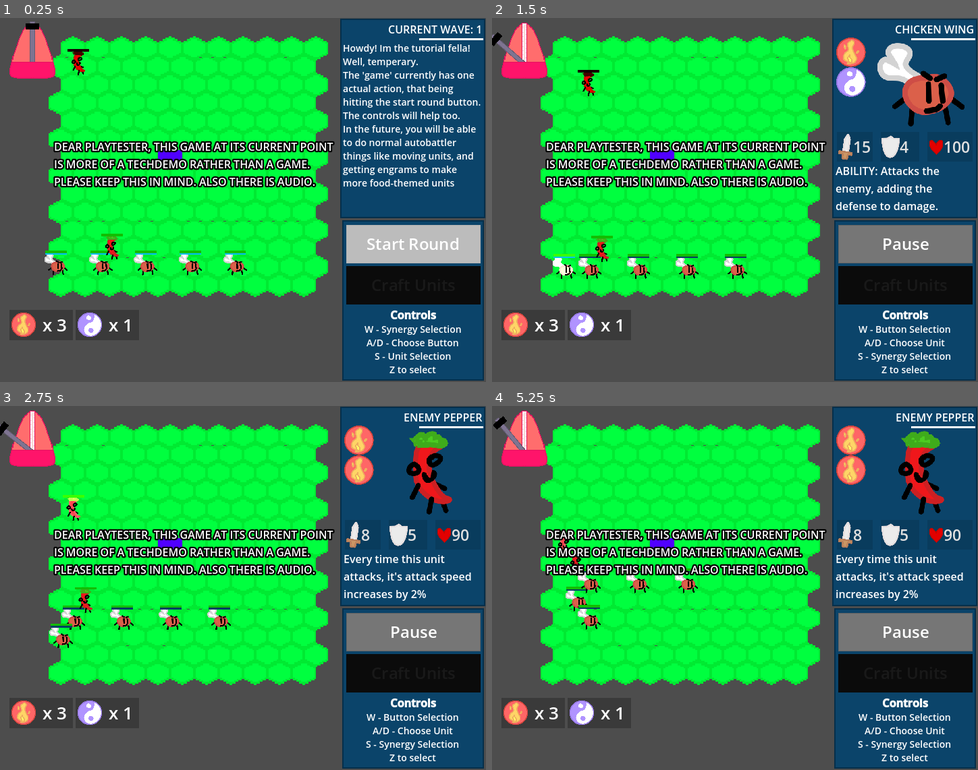
Above: before the commit, frames 1-4 (two rows, left to right).
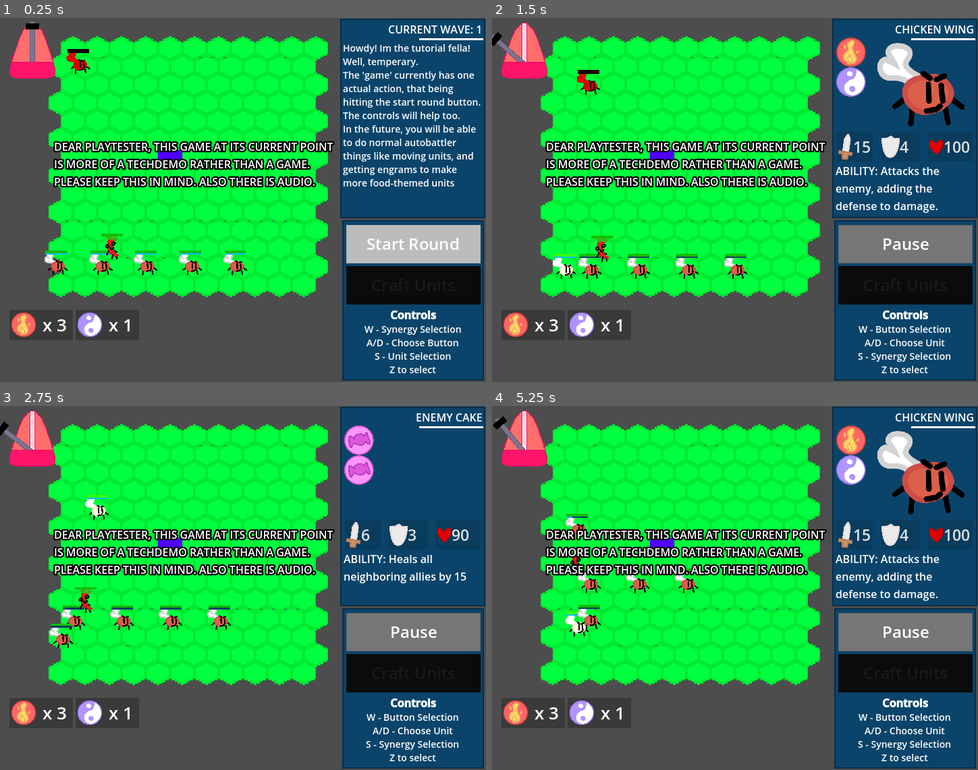
Above: after the commit, the same moments.

Repository: Kaplin86/engrams-of-chaos
Game: Godot game, scene res://main.tscn
The game is run twice, just before and just after one commit, with the same random seed, the same clock (stepped at 60 frames per second) and the same inputs.
Inputs (mouse positions are in pixels of both pictures, inside the frame that each line leads up to):
- Up to frame 1 (0.25 s): no input
- Up to frame 2 (1.5 s): tap Enter at 0.5 s; move the mouse to (841, 181) at 0.52 s; hold Right (ui_right) 0.53-1.28 s; tap Z (confirm) at 0.6 s; click (841, 181) at 0.67 s; move the mouse to (637, 218) at 1.27 s; hold Down (ui_down) from 1.28 s (still down); tap X (deny) at 1.35 s
- Up to frame 3 (2.75 s): move the mouse to (291, 507) at 2.02 s; release Down (ui_down) at 2.03 s; hold Right (ui_right) from 2.03 s (still down); tap Z (confirm) at 2.1 s
- Up to frame 4 (5.25 s): move the mouse to (710, 660) at 2.77 s; release Right (ui_right) at 2.78 s; hold Up (ui_up) 2.78-3.53 s; tap X (deny) at 2.85, 4.35 s; click (710, 660) at 2.92 s; move the mouse to (880, 642) at 3.52 s; hold Left (ui_left) 3.53-5.03 s; tap Z (confirm) at 3.6, 5, 5.1 s; move the mouse to (589, 533) at 4.27 s; move the mouse to (759, 588) at 5.02 s; hold Down (ui_down) from 5.03 s (still down); click (759, 588) at 5.17 s

The runs differ from the first frame. In frame 1, 0.2% of the frame differs, in the area x 13-19%, y 9-16%; in frame 2, 0.2%; in frame 3, 3.4%; in frame 4, 4.4%, in the area x 13-100%, y 2-64%.

Commit message:
22 Hour
I coded the following units: Bacon, BBQ, Cake, Caramel Cube, Kimchi, Onion, Salt and pepper, and sour belt

Diff:
--- a/datastore/synergyUnits.json
+++ b/datastore/synergyUnits.json
@@ -7,7 +7,7 @@
 	"pineapple":["sweet","sour"],
 	"chocolate":["sweet","bitter"],
 	"bacon":["sweet","umami"],
-	"caramel":["sweet","salty"],
+	"caramel_cube":["sweet","salty"],
 	"kimchi":["spicy","sour"],
 	"sauce":["spicy","bitter"],
 	"salt_and_pepper":["spicy","salty"],
--- a/project.godot
+++ b/project.godot
@@ -30,6 +30,19 @@
 [editor_plugins]
 
 enabled=PackedStringArray("res://addons/godot_super-wakatime/plugin.cfg", "res://addons/hexagon_tilemaplayer/plugin.cfg")
+
+[file_customization]
+
+folder_colors={
+"res://units/bacon/": "red",
+"res://units/bbq/": "red",
+"res://units/cake/": "red",
+"res://units/caramel_cube/": "red",
+"res://units/kimchi/": "red",
+"res://units/onion/": "red",
+"res://units/salt_and_pepper/": "red",
+"res://units/sour_belt/": "red"
+}
 
 [importer_defaults]
 
--- /dev/null
+++ b/units/bacon/bacon.gd
@@ -0,0 +1,5 @@
+extends BaseUnit
+func spellCast():
+	for E in gameManagerObject.units:
+		if E.team == team:
+			E.heal(E.damage + E.defense)
--- /dev/null
+++ b/units/bacon/bacon.tscn
@@ -0,0 +1,13 @@
+[gd_scene load_steps=3 format=3 uid="uid://bs4g1ok4hqcy3"]
+
+[ext_resource type="PackedScene" uid="uid://dlce6rwtjimmm" path="res://units/base_unit/base_unit.tscn" id="1_fmdpy"]
+[ext_resource type="Script" uid="uid://c06esiglmii81" path="res://units/bacon/bacon.gd" id="2_fh3gj"]
+
+[node name="Unit" instance=ExtResource("1_fmdpy")]
+script = ExtResource("2_fh3gj")
+description = "ABILITY: Heal all allies by their attack + defense"
+maxHP = 110
+damage = 14
+maxMana = 100
+defense = 5
+type = "bacon"
--- a/units/base_unit/base_unit.gd
+++ b/units/base_unit/base_unit.gd
@@ -100,7 +100,7 @@
 		Hits += 1
 	return Hits
 
-func castSpell(target): ## When the unit reaches max mana, it casts this spell instead of attacking.
+func castSpell(target : BaseUnit): ## When the unit reaches max mana, it casts this spell instead of attacking.
 	pass
 
 func attack(target : BaseUnit, HitCount : int = 1): ## Runs when the unit tries to attack a target
--- /dev/null
+++ b/units/bbq/bbq.gd
@@ -0,0 +1,15 @@
+extends BaseRanger
+func attack(target : BaseUnit, HitCount : int = 1): ## Runs when the unit tries to attack a target
+	if HitCount == 0:
+		return
+
+	target.onHit(damage * (2 * (hp / maxHP)),self, trueDamagePercentage)
+	attackAnim(HitCount)
+	if maxMana != 0:
+		mana += 20
+
+	gameManagerObject.unitAttack(self)
+
+	if HitCount > 1:
+		animPlayer.animation_finished.connect(
+			Callable(self, "_on_attack_anim_finished").bind(target, HitCount - 1),CONNECT_ONE_SHOT)
--- /dev/null
+++ b/units/bbq/bbq.tscn
@@ -0,0 +1,27 @@
+[gd_scene load_steps=4 format=3 uid="uid://ckhvh74s3r3bk"]
+
+[ext_resource type="PackedScene" uid="uid://cxsmriwppix3k" path="res://units/base_ranger/base_ranger.tscn" id="1_ip8x1"]
+[ext_resource type="Script" uid="uid://cann1on4xtxs1" path="res://units/bbq/bbq.gd" id="2_7wcqf"]
+
+[sub_resource type="Curve2D" id="Curve2D_7wcqf"]
+resource_local_to_scene = true
+_data = {
+"points": PackedVector2Array(0, 0, 0, 0, 0, 0, 0, 0, 0, 0, 88, 104)
+}
+point_count = 2
+
+[node name="Unit" instance=ExtResource("1_ip8x1")]
+script = ExtResource("2_7wcqf")
+description = "This unit's damage is proportional to the unit's hp (max hp = 2x, half hp = 1x)"
+maxHP = 80
+range = 4
+damage = 7
+speed = 1.5
+defense = 4
+type = "bbq"
+
+[node name="Path2D" parent="VisualHolder" index="2"]
+curve = SubResource("Curve2D_7wcqf")
+
+[node name="PathFollow2D" parent="VisualHolder/Path2D" index="0"]
+position = Vector2(88, 104)
--- /dev/null
+++ b/units/cake/cake.gd
@@ -0,0 +1,19 @@
+extends BaseUnit
+var healAmount = 15
+func castSpell(target : BaseUnit):
+	var positionDictionary = {}
+	for E in gameManagerObject.units:
+		positionDictionary[E.board_position] = E
+
+	tryHeal(Vector2i(-1,-1),positionDictionary,healAmount)
+	tryHeal(Vector2i(-1,0),positionDictionary,healAmount)
+	tryHeal(Vector2i(-1,1),positionDictionary,healAmount)
+	tryHeal(Vector2i(0,1),positionDictionary,healAmount)
+	tryHeal(Vector2i(1,0),positionDictionary,healAmount)
+	tryHeal(Vector2i(0,-1),positionDictionary,healAmount)
+
+func tryHeal(offset : Vector2i, positionDictionary, amount):
+	if positionDictionary.has(offset + board_position):
+		var targetedunit : BaseUnit = positionDictionary[offset + board_position]
+		if targetedunit.team == team:
+			targetedunit.heal(amount)
--- /dev/null
+++ b/units/cake/cake.tscn
@@ -0,0 +1,14 @@
+[gd_scene load_steps=3 format=3 uid="uid://oaa74y2si8ns"]
+
+[ext_resource type="PackedScene" uid="uid://dlce6rwtjimmm" path="res://units/base_unit/base_unit.tscn" id="1_i4u4s"]
+[ext_resource type="Script" uid="uid://d2p6pxkonwy0i" path="res://units/cake/cake.gd" id="2_d3h4j"]
+
+[node name="Unit" instance=ExtResource("1_i4u4s")]
+script = ExtResource("2_d3h4j")
+description = "ABILITY: Heals all neighboring allies by 15"
+maxHP = 90
+range = 3
+damage = 6
+maxMana = 70
+defense = 3
+type = "cake"
--- /dev/null
+++ b/units/caramel_cube/caramel_cube.gd
@@ -0,0 +1,21 @@
+extends BaseUnit
+#ORIGINAL EFFECT : HEAL NEIGHBORING ALLIES BY 5% AND INCREASE DEFENSE BY 10%
+func castSpell(target):
+	var positionDictionary = {}
+	for E in gameManagerObject.units:
+		positionDictionary[E.board_position] = E
+
+	tryHeal(Vector2i(-1,-1),positionDictionary)
+	tryHeal(Vector2i(-1,0),positionDictionary)
+	tryHeal(Vector2i(-1,1),positionDictionary)
+	tryHeal(Vector2i(0,1),positionDictionary)
+	tryHeal(Vector2i(1,0),positionDictionary)
+	tryHeal(Vector2i(0,-1),positionDictionary)
+
+func tryHeal(offset : Vector2i, positionDictionary):
+	if positionDictionary.has(offset + board_position):
+		var targetedunit : BaseUnit = positionDictionary[offset + board_position]
+		if targetedunit.team == team:
+			targetedunit.heal(round(targetedunit.defense * 2))
+			#targetedunit.heal(round(targetedunit.maxHP * 0.05))
+			#targetedunit.defense += round(targetedunit.defense * 0.10)
--- /dev/null
+++ b/units/caramel_cube/caramel_cube.tscn
@@ -0,0 +1,13 @@
+[gd_scene load_steps=3 format=3 uid="uid://co6hxope3b0bu"]
+
+[ext_resource type="PackedScene" uid="uid://dlce6rwtjimmm" path="res://units/base_unit/base_unit.tscn" id="1_rvae6"]
+[ext_resource type="Script" uid="uid://2nvhtkwl0btr" path="res://units/caramel_cube/caramel_cube.gd" id="2_k7ubr"]
+
+[node name="Unit" instance=ExtResource("1_rvae6")]
+script = ExtResource("2_k7ubr")
+description = "ABILITY: Heals all neighboring allies by 2x their defense"
+maxHP = 90
+damage = 7
+maxMana = 90
+defense = 9
+type = "caramel_cube"
--- /dev/null
+++ b/units/kimchi/kimchi.gd
@@ -0,0 +1,5 @@
+extends BaseUnit
+func castSpell(target):
+	for E in gameManagerObject.units:
+		if E.team != team:
+			E.damage -= min(3,E.damage)
--- /dev/null
+++ b/units/kimchi/kimchi.tscn
@@ -0,0 +1,14 @@
+[gd_scene load_steps=3 format=3 uid="uid://dydixvabyyupg"]
+
+[ext_resource type="PackedScene" uid="uid://dlce6rwtjimmm" path="res://units/base_unit/base_unit.tscn" id="1_syohx"]
+[ext_resource type="Script" uid="uid://cshhj1vvnele" path="res://units/kimchi/kimchi.gd" id="2_abxll"]
+
+[node name="Unit" instance=ExtResource("1_syohx")]
+script = ExtResource("2_abxll")
+description = "ABILITY: Decrease the attack of every enemy  by 3"
+maxHP = 140
+damage = 7
+speed = 0.5
+maxMana = 130
+defense = 8
+type = "kimchi"
--- /dev/null
+++ b/units/onion/onion.gd
@@ -0,0 +1,4 @@
+extends BaseUnit
+func attack(target : BaseUnit, HitCount : int = 1):
+	super(target,HitCount)
+	heal(round(target.defense * 0.1))
--- /dev/null
+++ b/units/onion/onion.tscn
@@ -0,0 +1,9 @@
+[gd_scene load_steps=3 format=3 uid="uid://cl7wrlirx3rxx"]
+
+[ext_resource type="PackedScene" uid="uid://dlce6rwtjimmm" path="res://units/base_unit/base_unit.tscn" id="1_6yk75"]
+[ext_resource type="Script" uid="uid://bbcdtmyhxiiub" path="res://units/onion/onion.gd" id="2_jrs8q"]
+
+[node name="Unit" instance=ExtResource("1_6yk75")]
+script = ExtResource("2_jrs8q")
+description = "When this attacks, heal 3% of the enemies defense"
+type = "onion"
--- /dev/null
+++ b/units/salt_and_pepper/salt_and_pepper.gd
@@ -0,0 +1,5 @@
+extends BaseRanger
+func castSpell(target):
+	var oldDefense = defense
+	defense = damage
+	damage = oldDefense
--- /dev/null
+++ b/units/salt_and_pepper/salt_and_pepper.tscn
@@ -0,0 +1,24 @@
+[gd_scene load_steps=4 format=3 uid="uid://dfqppn42psjq1"]
+
+[ext_resource type="PackedScene" uid="uid://cxsmriwppix3k" path="res://units/base_ranger/base_ranger.tscn" id="1_8mhj6"]
+[ext_resource type="Script" uid="uid://dq50dot7jbk1q" path="res://units/salt_and_pepper/salt_and_pepper.gd" id="2_o4ftw"]
+
+[sub_resource type="Curve2D" id="Curve2D_o4ftw"]
+resource_local_to_scene = true
+_data = {
+"points": PackedVector2Array(0, 0, 0, 0, 0, 0, 0, 0, 0, 0, 88, 104)
+}
+point_count = 2
+
+[node name="Unit" instance=ExtResource("1_8mhj6")]
+script = ExtResource("2_o4ftw")
+description = "ABILITY: This unit's attack and defense swap"
+maxHP = 110
+damage = 16
+speed = 1.0
+maxMana = 60
+defense = 4
+type = "salt_and_pepper"
+
+[node name="Path2D" parent="VisualHolder" index="2"]
+curve = SubResource("Curve2D_o4ftw")
--- /dev/null
+++ b/units/sour_belt/sour_belt.gd
@@ -0,0 +1,5 @@
+extends BaseUnit
+func attack(target : BaseUnit, HitCount : int = 1):
+	super(target,HitCount)
+	if target.maxMana != 0:
+		target.mana -= 3
--- /dev/null
+++ b/units/sour_belt/sour_belt.tscn
@@ -0,0 +1,13 @@
+[gd_scene load_steps=3 format=3 uid="uid://cwq807hay6abx"]
+
+[ext_resource type="PackedScene" uid="uid://dlce6rwtjimmm" path="res://units/base_unit/base_unit.tscn" id="1_cgxi8"]
+[ext_resource type="Script" uid="uid://bul2ml6gi3bn6" path="res://units/sour_belt/sour_belt.gd" id="2_mql8i"]
+
+[node name="Unit" instance=ExtResource("1_cgxi8")]
+script = ExtResource("2_mql8i")
+description = "Every enemy this unit attacks looses 3 spell mana"
+maxHP = 95
+damage = 7
+speed = 1.5
+defense = 7
+type = "sour_belt"
Not shown, added: units/bacon/bacon.gd.uid
Not shown, added: units/bbq/bbq.gd.uid
Not shown, added: units/cake/cake.gd.uid
Not shown, added: units/caramel_cube/caramel_cube.gd.uid
Not shown, added: units/kimchi/kimchi.gd.uid
Not shown, added: units/onion/onion.gd.uid
Not shown, added: units/salt_and_pepper/salt_and_pepper.gd.uid
Not shown, added: units/sour_belt/sour_belt.gd.uid
